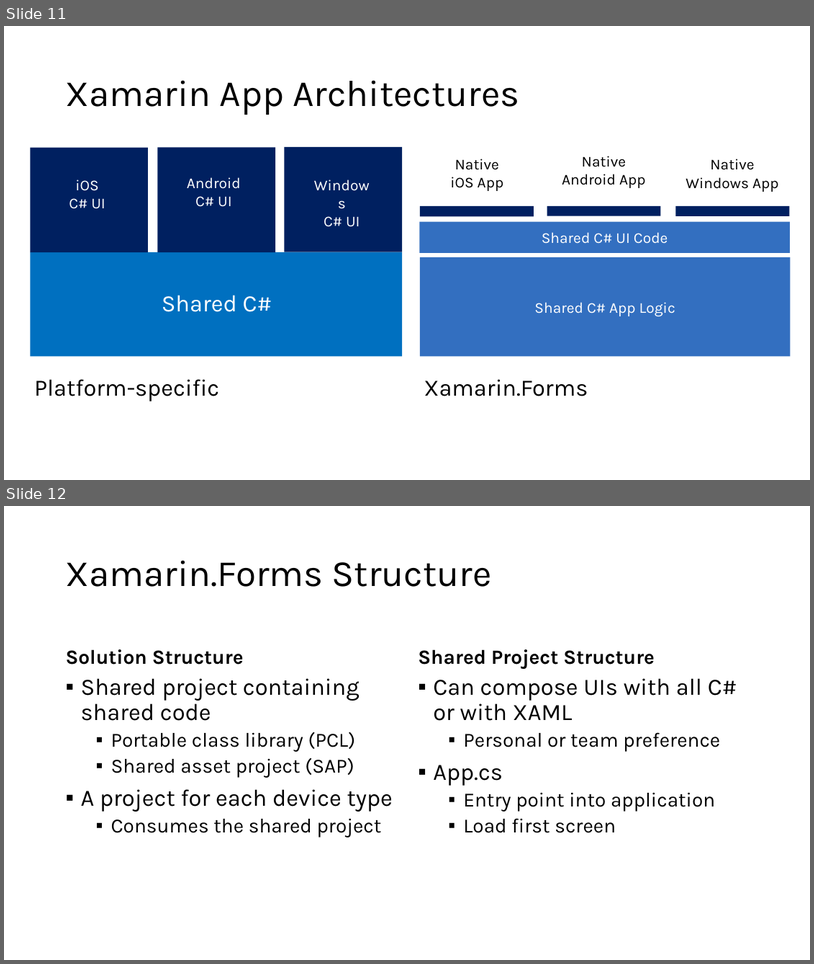
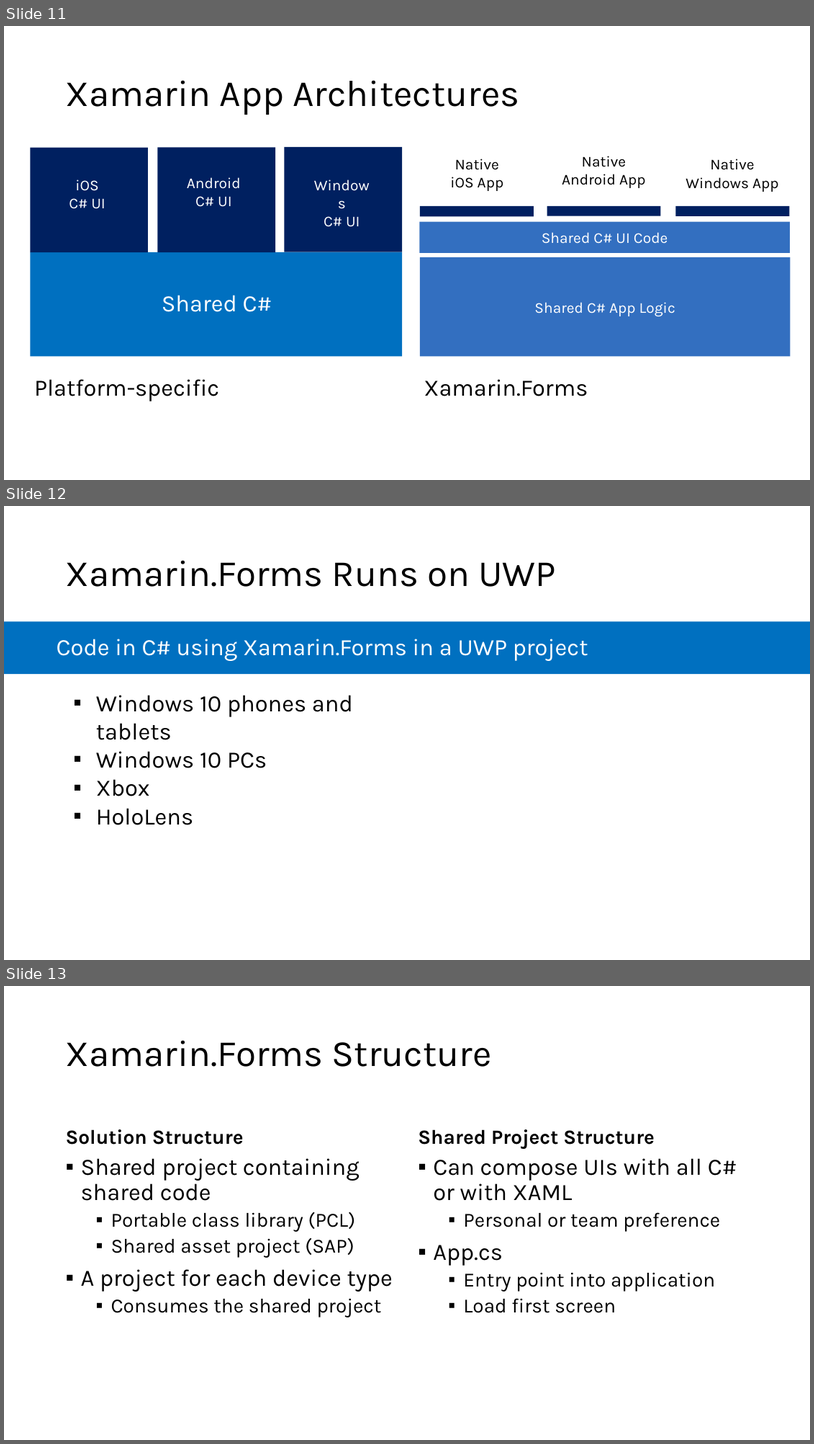
Before and after one commit to microsoft/AcademicContent, a slide deck: Complimentary Course Content/Module3/Lessons/Module3_Lesson09 Cross-Platform User Interfaces with Xamarin.Forms.pptx. Shown one above the other, each under a label of ours: slides 11 and 12 before the commit, slides 11, 12 and 13 after it. The pictures are 814x964 and 814x1444 pixels, drawn with LibreOffice and Linux fonts; fonts in the diff are those of the drawing. Boxes give left, top, right and bottom in pixels: in the first picture for what was removed or moved away, otherwise in the second. Text is boxed around its words. In the diff, an @@ line names an element or a change of style, - is before the commit and + after.

```diff
--- a/Complimentary Course Content/Module3/Lessons/Module3_Lesson09 Cross-Platform User Interfaces with Xamarin.Forms.pptx
+++ b/Complimentary Course Content/Module3/Lessons/Module3_Lesson09 Cross-Platform User Interfaces with Xamarin.Forms.pptx
@@ slide 12 added at (4, 506, 810, 960), background #FFFFFF @@
@@ title added at (65, 560, 556, 587), 44 pt, text #000000 @@
+Xamarin.Forms Runs on UWP
@@ rectangle added at (4, 621, 810, 674), fill #0070C0 @@
@@ text added at (57, 638, 589, 661), 28 pt, text #FFFFFF @@
+Code in C# using Xamarin.Forms in a UWP project
@@ text added at (96, 695, 353, 796), 28 pt, text #000000 @@
+▪ Windows 10 phones and tablets
+▪ Windows 10 PCs
+▪ Xbox
+▪ HoloLens
@@ what was slide 12 is now slide 13 @@
```
Also in this commit, not shown: 3 slides changed, 1 other slide added, 6 other files.
